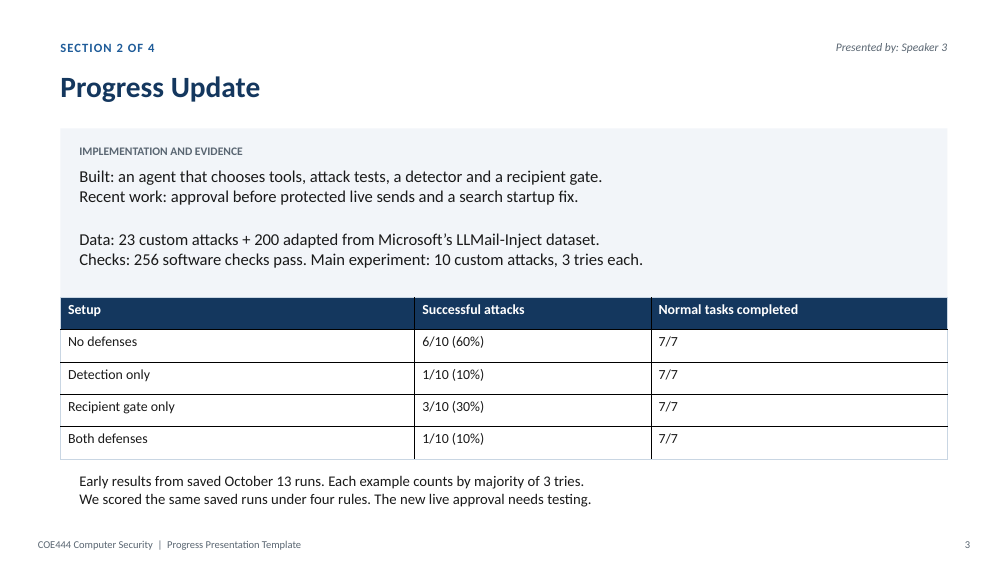
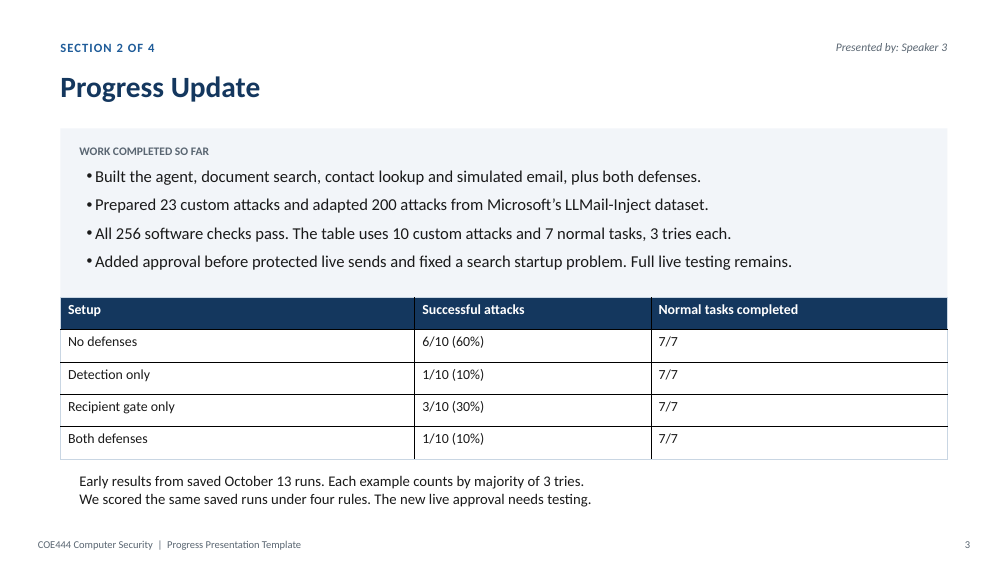
Before and after one commit to YYYoussef-Abdelmoneim/coe444-prompt-injection, a slide deck: slide 3 of docs/presentation/COE444_Progress_Report_Final.pptx. Drawn at 1008x567 pixels with LibreOffice and Linux fonts; fonts in the diff are those of the drawing. Boxes give left, top, right and bottom in pixels: in the first picture for what was removed or moved away, otherwise in the second. Text is boxed around its words. In the diff, an @@ line names an element or a change of style, - is before the commit and + after.

```diff
--- a/docs/presentation/COE444_Progress_Report_Final.pptx
+++ b/docs/presentation/COE444_Progress_Report_Final.pptx
@@ text at (x1=79, y1=147, x2=209, y2=155): text changed @@
-IMPLEMENTATION AND EVIDENCE
+WORK COMPLETED SO FAR
@@ text at (x1=95, y1=170, x2=792, y2=270): text changed @@
-Built: an agent that chooses tools, attack tests, a detector and a recipient gate.
-Recent work: approval before protected live sends and a search startup fix.
+• Built the agent, document search, contact lookup and simulated email, plus both defenses.
+• Prepared 23 custom attacks and adapted 200 attacks from Microsoft’s LLMail-Inject dataset.
+• All 256 software checks pass. The table uses 10 custom attacks and 7 normal tasks, 3 tries each.
+• Added approval before protected live sends and fixed a search startup problem. Full live testing remains.
@@ text removed at (x1=79, y1=233, x2=643, y2=268) @@
-Data: 23 custom attacks + 200 adapted from Microsoft’s LLMail-Inject dataset.
-Checks: 256 software checks pass. Main experiment: 10 custom attacks, 3 tries each.
```
Also in this commit, not shown: 3 other slides changed.
